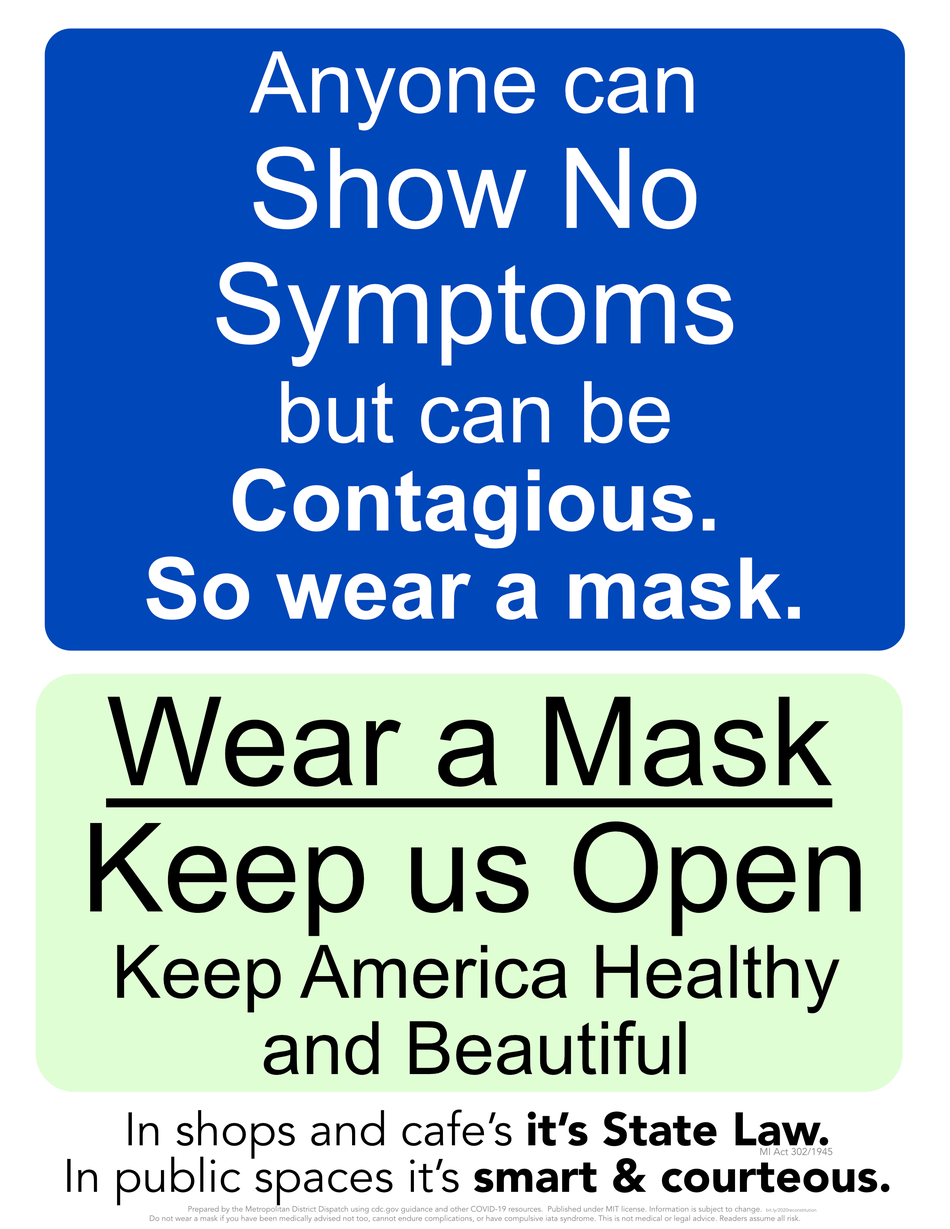
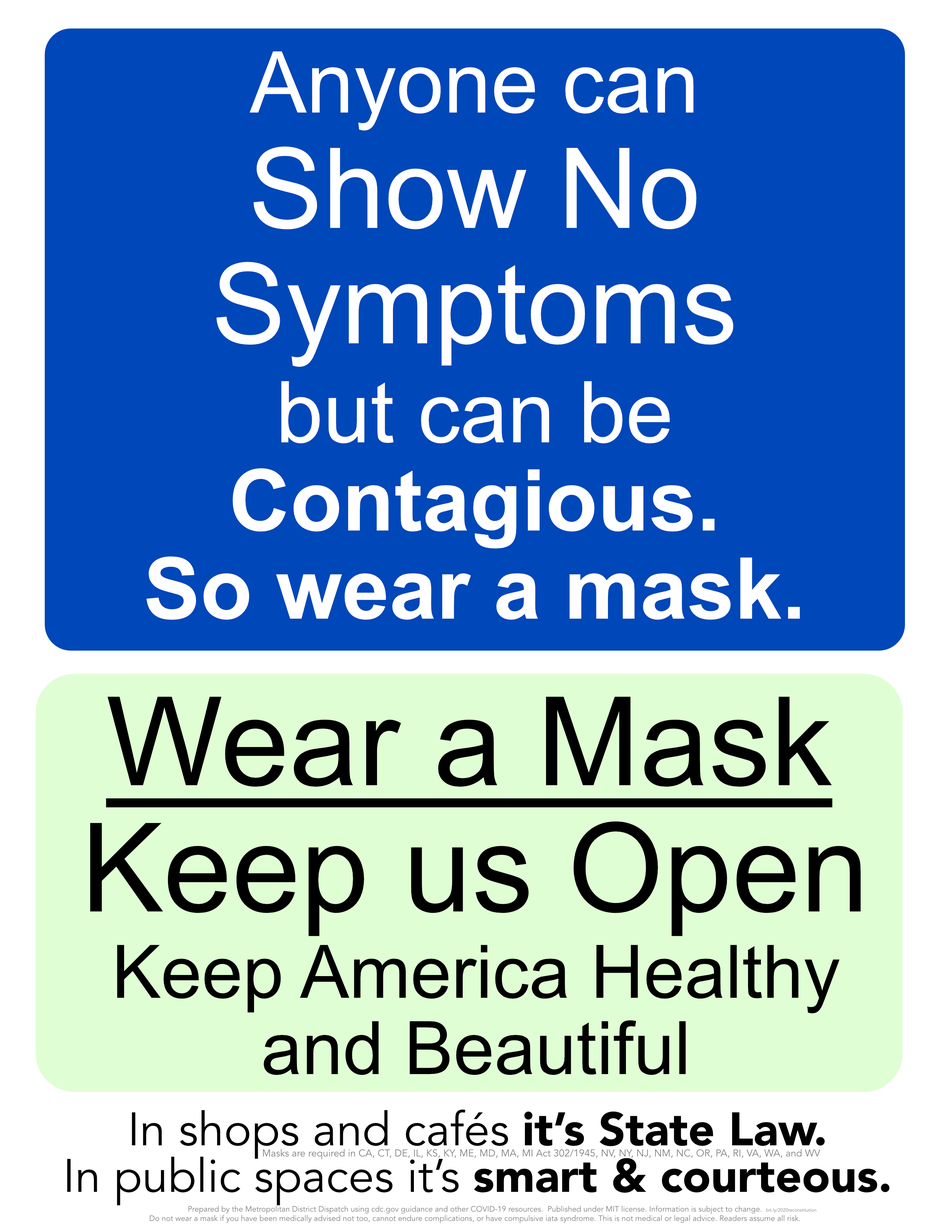
Before/after of a 950px x 1229px layered artwork. What changed in the layer stack:
painted on (unnamed layer) (6th of 15, in (unnamed layer)) over (x1=262, y1=1148, x2=833, y2=1160)
painted on (unnamed layer) (7th of 15, in (unnamed layer)) over (x1=128, y1=1109, x2=829, y2=1160)
